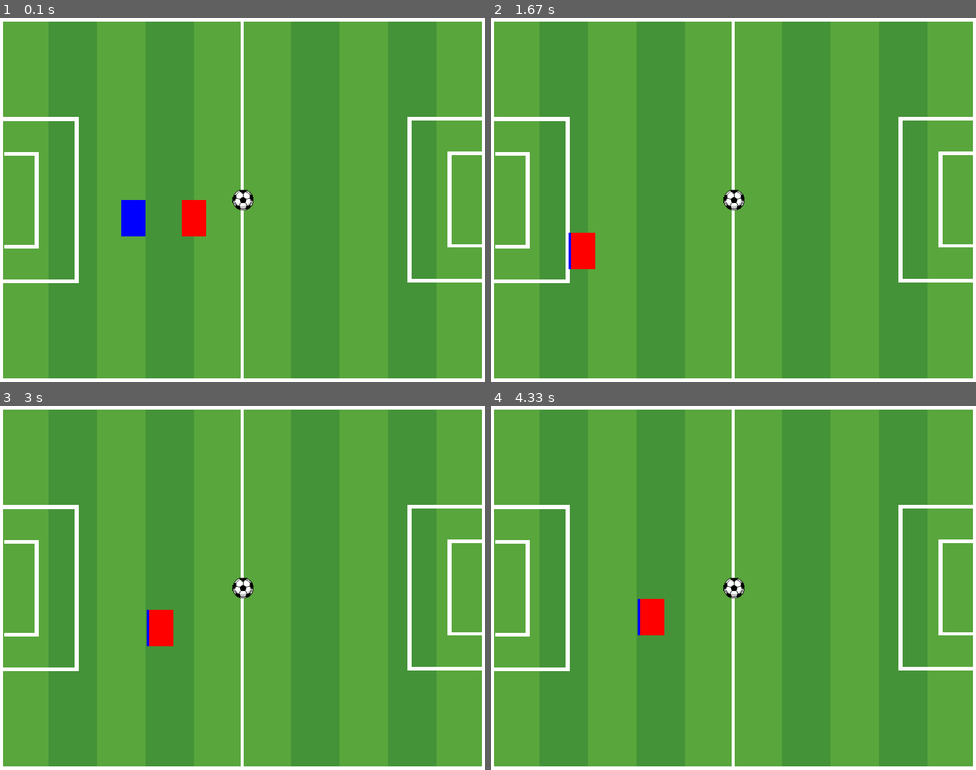
Above: before the commit, frames 1-4 (two rows, left to right).
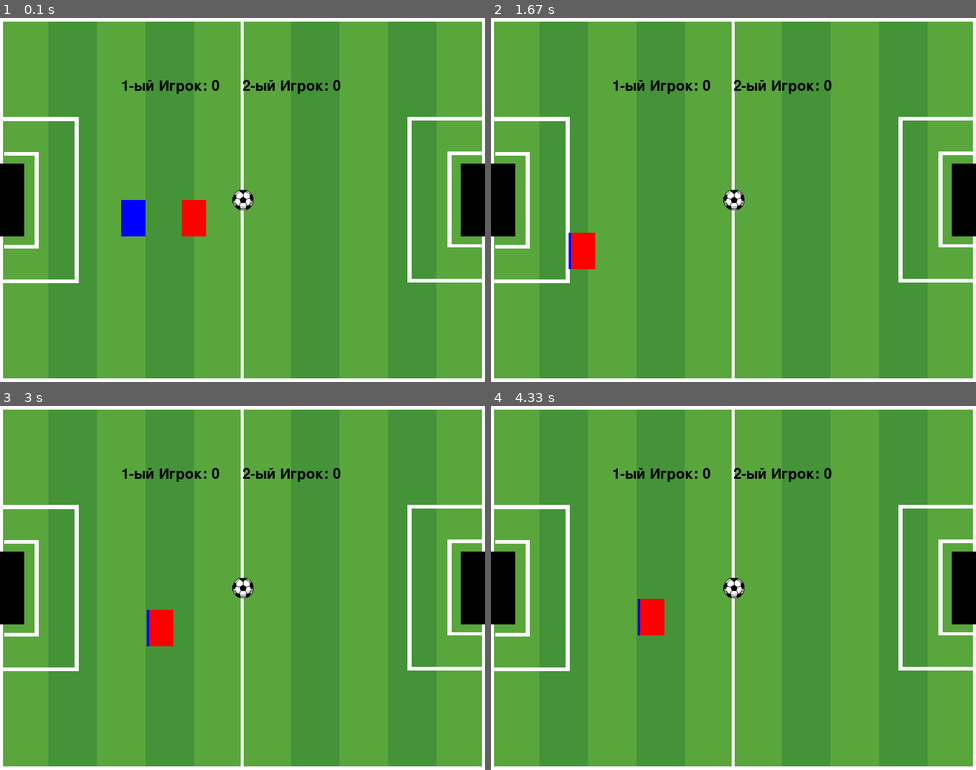
Above: after the commit, the same moments.

Repository: mustafozokirzhonov-sys/Football-pygame
Game: pygame game, started from game.py
The game is run twice, just before and just after one commit, with the same random seed, the same clock (stepped at 60 frames per second) and the same inputs.
Inputs:
- Up to frame 1 (0.1 s): no input
- Up to frame 2 (1.67 s): hold Left 0.33-0.87 s; hold Down 0.9-1.2 s; hold S 0.9-1.2 s; hold Left 1.23-1.63 s; hold A 1.23-1.63 s
- Up to frame 3 (3 s): hold Up 1.67-2.03 s; hold W 1.67-2.03 s; hold Right 2.07-2.7 s; hold D 2.07-2.7 s; hold Down from 2.73 s (still down); hold S from 2.73 s (still down)
- Up to frame 4 (4.33 s): release Down at 3.1 s; release S at 3.1 s; hold Left 3.13-3.6 s; hold A 3.13-3.6 s; hold Right 3.63-4.1 s; hold D 3.63-4.1 s; hold Up from 4.13 s (still down); hold W from 4.13 s (still down)

The runs differ from the first frame. In frame 1, 2.5% of the frame differs, in the area x 0-100%, y 17-60%; in frame 2, 2.5%; in frame 3, 2.5%; in frame 4, 2.5%.

Commit message:
варота

Diff:
--- a/game.py
+++ b/game.py
@@ -1,3 +1,4 @@
+
 import pygame
 from sys import exit
 from ball import Ball
@@ -12,13 +13,22 @@
 pygame.display.set_caption("football")
 
 stadium_surf = pygame.image.load("./img/soccer-field.jpg")
+score = 0
+score2 = 0
+
+GOAL_WIDTH = 40
+GOAL_HEIGHT = 120
+
+goal1 = pygame.Rect(0,240,GOAL_WIDTH,GOAL_HEIGHT)
+
+goal2 = pygame.Rect(760,240,GOAL_WIDTH,GOAL_HEIGHT)
 
 
 clock = pygame.time.Clock()
 
 blue = (0,0,255)
 red = (255,0,0)
-
+black = (0,0,0)
 ball = Ball(WIDTH//2,HEIGHT//2)
 
 player_keys1 = {"left":pygame.K_a,"up":pygame.K_w,
@@ -30,14 +40,31 @@
 player1 = Player(x=200, y=300, keys=player_keys1, look=1)
 player2 = Player(x=300, y=300, keys=player_keys2, look=-1)
 
+TACKLE_COOLDOWN_FRAMES = 40
+
 def catch_ball(player, ball):
-    if ball.owner is player:
+    if ball.owner is not None:
         return
     if ball.catch_cooldown > 0:
         return
     if player.rect.colliderect(ball.rect):
         ball.owner = player
         ball.velocity = pygame.math.Vector2(0, 0)
+
+
+def tackle(player, ball):
+    if ball.owner is None or ball.owner is player:
+        return
+    if ball.catch_cooldown > 0:
+        return
+    if player.rect.colliderect(ball.owner.rect):
+        ball.owner = player
+        ball.velocity = pygame.math.Vector2(0, 0)
+        ball.catch_cooldown = TACKLE_COOLDOWN_FRAMES
+
+font = pygame.font.Font(None, 36)
+text_surf_1 = font.render("1-ый Игрок: 0",True,(0,0,0))
+text_surf_2 = font.render("2-ый Игрок: 0",True,(0,0,0))
 
 while True:
     for event in pygame.event.get():
@@ -58,14 +85,41 @@
     ball.update()
     catch_ball(player1, ball)
     catch_ball(player2, ball)
+    tackle(player1, ball)
+    tackle(player2, ball)
 
+    if ball.rect.colliderect(goal1):
+        score += 1
+
+        print(score)
+        text_surf_2 = font.render(f"2-ый Игрок:{score}",True,(0,0,0))
+        ball.pos = pygame.math.Vector2(WIDTH//2,HEIGHT//2)
+        ball.velocity = pygame.math.Vector2(0,0)
+        ball.owner = None
+
+    if ball.rect.colliderect(goal2):
+        score2 += 1
+
+        print(score2)
+        text_surf_1 = font.render(f"1-ый Игрок: {score2}",True,(0,0,0))
+        ball.pos = pygame.math.Vector2(WIDTH//2,HEIGHT//2)
+        ball.velocity = pygame.math.Vector2(0,0)
+        ball.owner = None
 
     """ ОТРИСОВКА """
     screen.blit(stadium_surf,(0,0))
 
+    pygame.draw.rect(screen,black,goal1)
+
+    pygame.draw.rect(screen,black,goal2)
 
     player1.draw(screen=screen, color=blue)
+
     player2.draw(screen=screen, color=red )
+
+    screen.blit(text_surf_1,(200,100))
+
+    screen.blit(text_surf_2,(400,100))
 
     ball.draw(screen)
 
